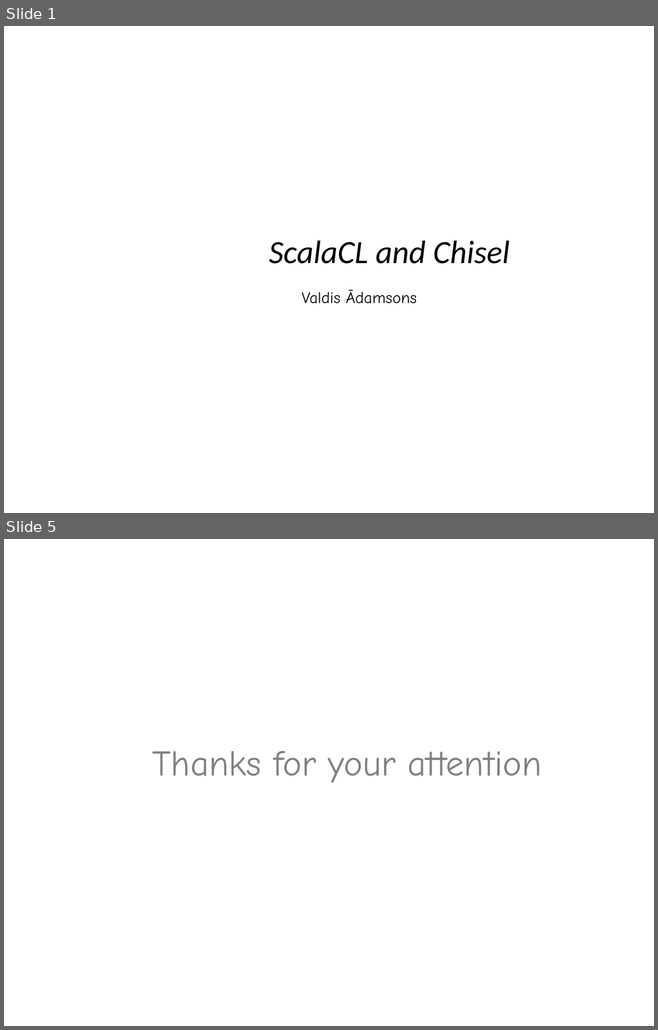
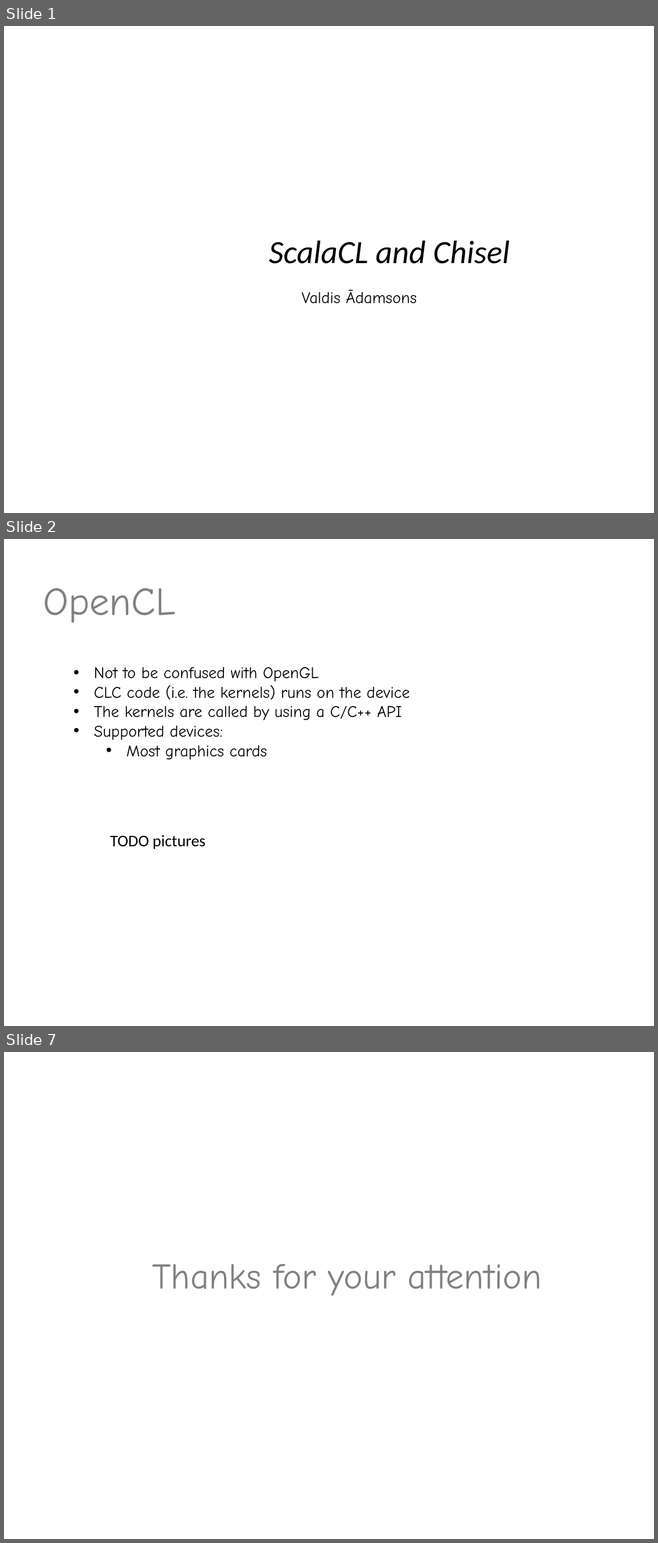
Before and after one commit to valdisxp1/scalaCL-chisel-presentation, a slide deck: ScalaCL_Chissel.pptx. Shown one above the other, each under a label of ours: slides 1 and 5 before the commit, slides 1, 2 and 7 after it; the slides between them are not shown. The pictures are 658x1030 and 658x1543 pixels, drawn with LibreOffice and Linux fonts; fonts in the diff are those of the drawing. Boxes give left, top, right and bottom in pixels: in the first picture for what was removed or moved away, otherwise in the second. Text is boxed around its words. In the diff, an @@ line names an element or a change of style, - is before the commit and + after.

```diff
--- a/ScalaCL_Chissel.pptx
+++ b/ScalaCL_Chissel.pptx
@@ slide 2 added at bbox=[4, 539, 654, 1026], background #FFFFFF @@
@@ title added at bbox=[43, 588, 176, 623], 44 pt, text #808080 @@
+OpenCL
@@ text added at bbox=[94, 667, 409, 760], 18 pt, text #000000 @@
+• Not to be confused with OpenGL
+• CLC code (i.e. the kernels) runs on the device
+• The kernels are called by using a C/C++ API
+• Supported devices:
+  • Most graphics cards
@@ text added at bbox=[110, 835, 205, 849], 18 pt, text #000000 @@
+TODO pictures
@@ what was slide 5 is now slide 7 @@
```
Also in this commit, not shown: 2 slides changed, 2 other slides added, 1 slide removed.
